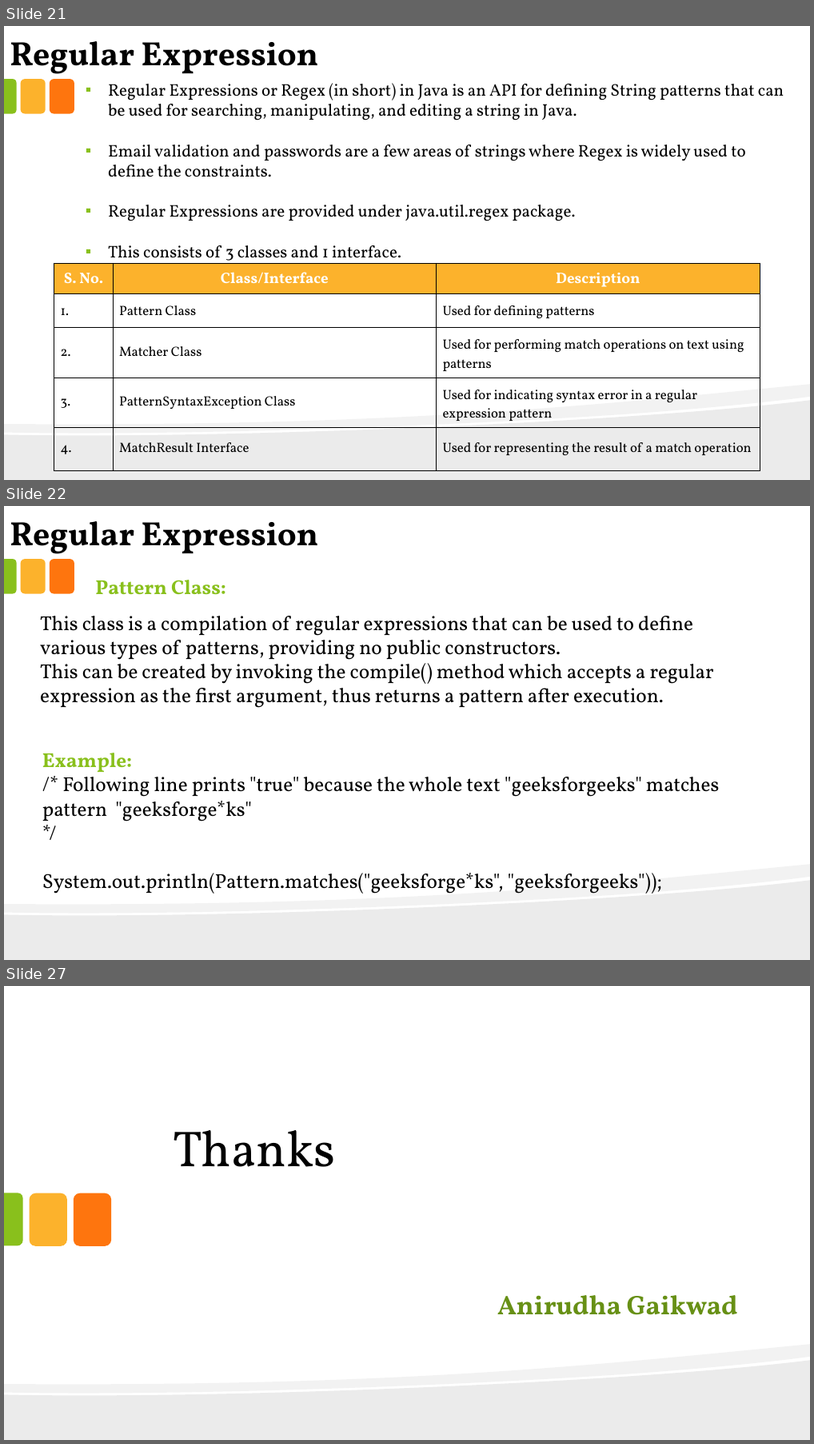
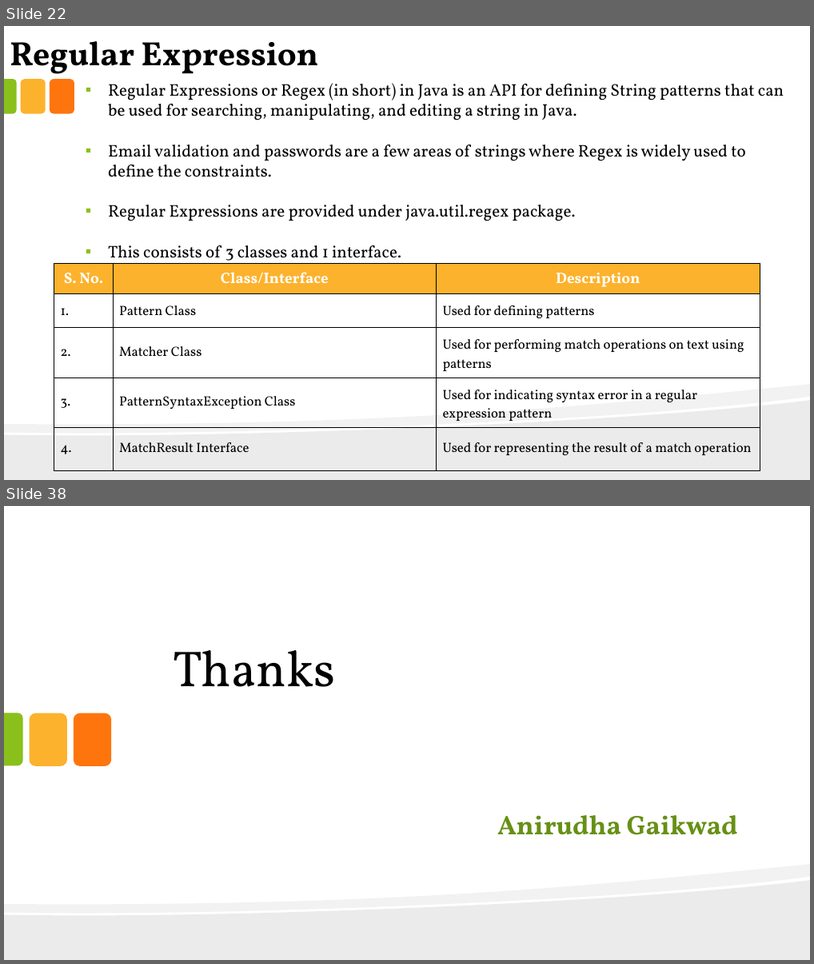
Before and after one commit to anirudhagaikwad/Java_Programming, a slide deck: Java_PPT/#7_String.pptx. Shown one above the other, each under a label of ours: slides 21, 22 and 27 before the commit, slides 22 and 38 after it; the slides between them are not shown. The pictures are 814x1444 and 814x964 pixels, drawn with LibreOffice and Linux fonts; fonts in the diff are those of the drawing. Boxes give left, top, right and bottom in pixels: in the first picture for what was removed or moved away, otherwise in the second. Text is boxed around its words. In the diff, an @@ line names an element or a change of style, - is before the commit and + after.

```diff
--- a/Java_PPT/#7_String.pptx
+++ b/Java_PPT/#7_String.pptx
@@ slide 22 removed at [4,506,810,960], background #FFFFFF; not listed: 5 template elements that a slide beside it also shows @@
@@ text removed at [10,521,319,560] @@
-Regular Expression
@@ text removed at [95,580,226,595] @@
-Pattern Class:
@@ text removed at [40,616,714,708] @@
-This class is a compilation of regular expressions that can be used to define various types of patterns, providing no public constructors.
-This can be created by invoking the compile() method which accepts a regular expression as the first argument, thus returns a pattern after execution.
@@ text removed at [42,752,719,893] @@
-Example:
-/* Following line prints "true" because the whole text "geeksforgeeks" matches pattern "geeksforge*ks"
-*/
-System.out.println(Pattern.matches("geeksforge*ks", "geeksforgeeks"));
@@ what was slide 21 is now slide 22 @@
@@ what was slide 27 is now slide 38 @@
```
Also in this commit, not shown: 5 slides changed, 16 slides added, 4 other slides removed, 2 other files.
